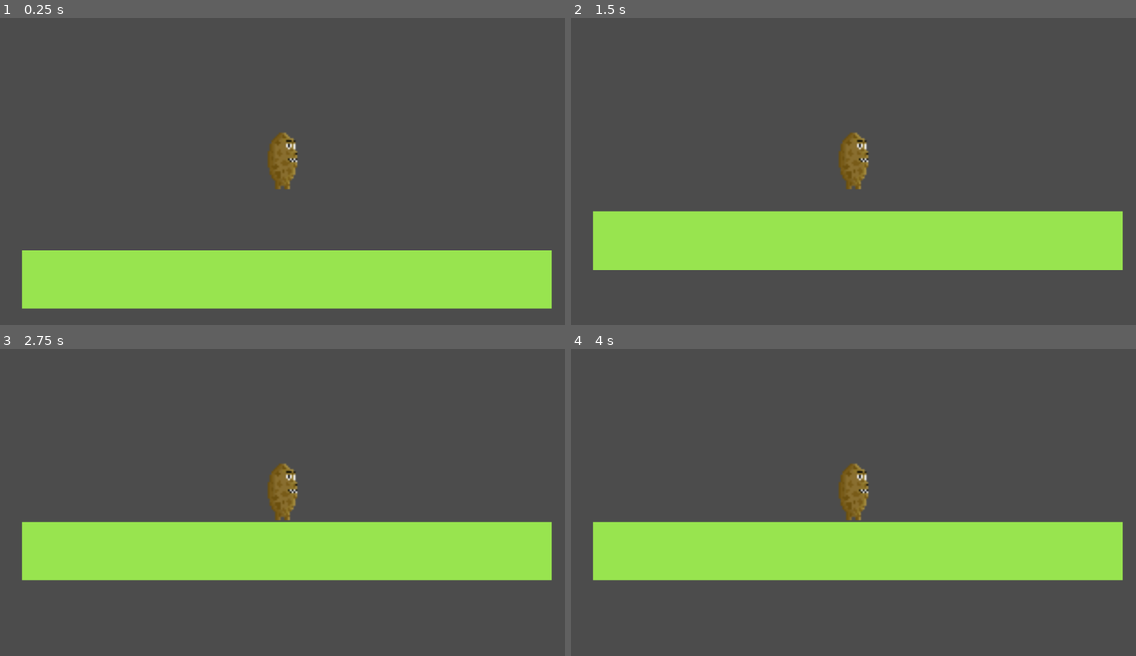
Above: before the commit, frames 1-4 (two rows, left to right).
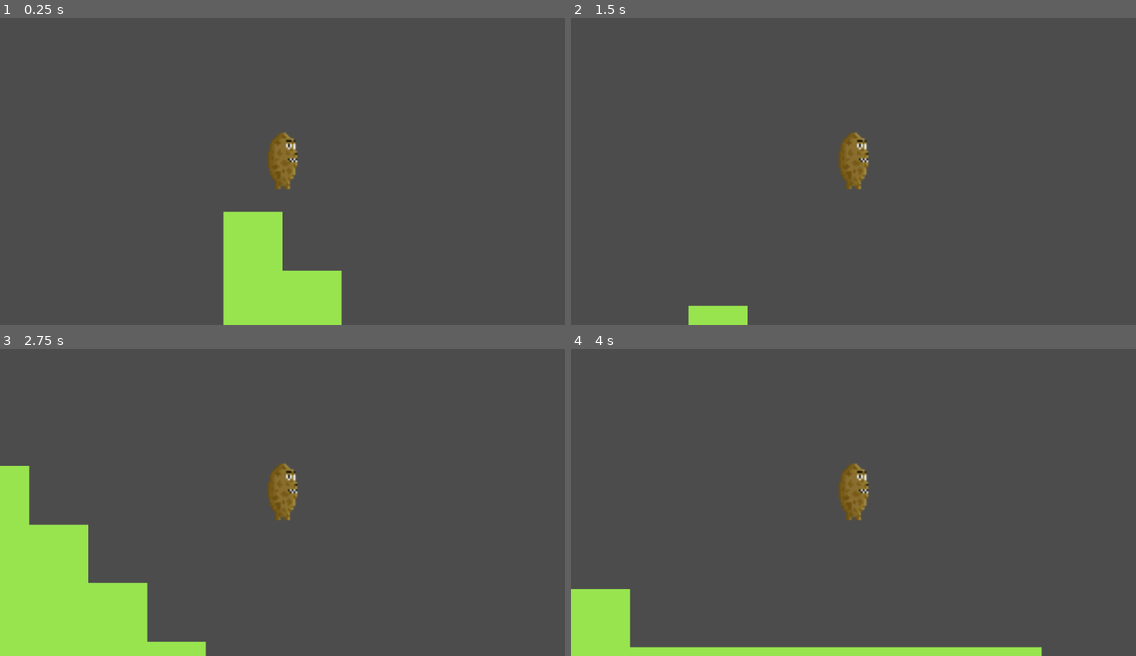
Above: after the commit, the same moments.

Repository: Scary-Terrance/Voodoo
Game: Godot game, scene res://scenes/Player.tscn
Same seed, same stepped clock (60 frames per second), same inputs: the game is played once before the commit and once after it.
Inputs:
- Up to frame 1 (0.25 s): no input
- Up to frame 2 (1.5 s): hold W (jump, bound only after the commit) 0.53-1.28 s; hold D (right, bound only after the commit) from 0.53 s (still down); tap W (jump, bound only after the commit) at 1.35 s
- Up to frame 3 (2.75 s): tap W (jump, bound only after the commit) at 1.52, 1.82 s; release D (right, bound only after the commit) at 2.03 s; hold A (left, bound only after the commit) from 2.03 s (still down); hold W (jump, bound only after the commit) from 2.03 s (still down)
- Up to frame 4 (4 s): release A (left, bound only after the commit) at 2.78 s; release W (jump, bound only after the commit) at 2.78 s; hold D (right, bound only after the commit) from 2.78 s (still down); tap W (jump, bound only after the commit) at 2.85, 3.02, 3.32 s; hold W (jump, bound only after the commit) from 3.53 s (still down)

The runs differ from the first frame. In frame 1, 17% of the frame differs, in the area x 3-98%, y 63-100%; in frame 2, 19%; in frame 3, 25%, in the area x 0-98%, y 38-100%; in frame 4, 23%.
Error before the commit: Invalid call. Nonexistent function 'is_action_presset' in base 'InputEventKey'. (res://PlayerSM.gd:12)

Commit message:
Continued work on state machine and horizontal movement.

Diff:
--- a/PlayerSM.gd
+++ /dev/null
@@ -1,37 +0,0 @@
-extends "res://src/StateMachine.gd"
-
-# Called when asset loaded into scene
-func _ready():
-	add_state("idle")
-	add_state("walk")
-	add_state("jump")
-	call_deferred("set_state", states.idle)
-
-func _input(event):
-	if [states.idle, states.walk].has(state):
-		if event.is_action_presset("jump"):
-			pass
-			#parent.velocity.y =
-
-# Handle all logic based on current state
-func _state_logic(delta):
-	# Apply Gravity for the Player
-	parent._apply_gravity(delta)
-	parent._apply_movement()
-
-# Handle logic to determine if we should change state
-func _get_transition(delta):
-	match state:
-		states.idle:
-			pass
-		states.walk:
-			pass
-
-func _enter_state(new_state, old_state):
-	match new_state:
-		states.idle:
-			pass
-			#parent.animation_player.play("idle")
-		states.walk:
-			pass
-			#parent.animation_player.play("idle")
--- a/project.godot
+++ b/project.godot
@@ -26,10 +26,20 @@
 
 [input]
 
-Jump={
+jump={
 "deadzone": 0.5,
 "events": [ Object(InputEventKey,"resource_local_to_scene":false,"resource_name":"","device":0,"alt":false,"shift":false,"control":false,"meta":false,"command":false,"pressed":false,"scancode":87,"unicode":0,"echo":false,"script":null)
 , Object(InputEventKey,"resource_local_to_scene":false,"resource_name":"","device":0,"alt":false,"shift":false,"control":false,"meta":false,"command":false,"pressed":false,"scancode":32,"unicode":0,"echo":false,"script":null)
+ ]
+}
+left={
+"deadzone": 0.5,
+"events": [ Object(InputEventKey,"resource_local_to_scene":false,"resource_name":"","device":0,"alt":false,"shift":false,"control":false,"meta":false,"command":false,"pressed":false,"scancode":65,"unicode":0,"echo":false,"script":null)
+ ]
+}
+right={
+"deadzone": 0.5,
+"events": [ Object(InputEventKey,"resource_local_to_scene":false,"resource_name":"","device":0,"alt":false,"shift":false,"control":false,"meta":false,"command":false,"pressed":false,"scancode":68,"unicode":0,"echo":false,"script":null)
  ]
 }
 
--- a/scenes/Player.tscn
+++ b/scenes/Player.tscn
@@ -3,16 +3,12 @@
 [ext_resource path="res://assets/sprites/spud.png" type="Texture" id=1]
 [ext_resource path="res://assets/scenes/square.png" type="Texture" id=2]
 [ext_resource path="res://src/Player.gd" type="Script" id=3]
-[ext_resource path="res://PlayerSM.gd" type="Script" id=4]
+[ext_resource path="res://src/PlayerSM.gd" type="Script" id=4]
 
-[sub_resource type="CapsuleShape2D" id=1]
-radius = 8.82451
-height = 15.5374
-
-[sub_resource type="Animation" id=2]
+[sub_resource type="Animation" id=1]
 resource_name = "idle"
 tracks/0/type = "value"
-tracks/0/path = NodePath("Sprite:frame")
+tracks/0/path = NodePath("PlayerNode/Sprite:frame")
 tracks/0/interp = 1
 tracks/0/loop_wrap = true
 tracks/0/imported = false
@@ -24,12 +20,12 @@
 "values": [ 1 ]
 }
 
-[sub_resource type="Animation" id=3]
+[sub_resource type="Animation" id=2]
 resource_name = "walk"
 length = 0.5
 loop = true
 tracks/0/type = "value"
-tracks/0/path = NodePath("Sprite:frame")
+tracks/0/path = NodePath("PlayerNode/Sprite:frame")
 tracks/0/interp = 1
 tracks/0/loop_wrap = true
 tracks/0/imported = false
@@ -40,6 +36,10 @@
 "update": 1,
 "values": [ 0, 1, 2, 3 ]
 }
+
+[sub_resource type="CapsuleShape2D" id=3]
+radius = 8.82451
+height = 15.5374
 
 [sub_resource type="NavigationPolygon" id=4]
 vertices = PoolVector2Array( 32, 0, 0, 0, 0, 32, 32, 32 )
@@ -67,27 +67,29 @@
 } ]
 0/z_index = 0
 
-[node name="Node2D" type="Node2D"]
+[node name="PlayerScene" type="Node2D"]
 
 [node name="Player" type="KinematicBody2D" parent="."]
+script = ExtResource( 3 )
+
+[node name="Body" type="Node2D" parent="Player"]
+position = Vector2( -173.612, -110.344 )
+script = ExtResource( 4 )
+
+[node name="Sprite" type="Sprite" parent="Player/Body"]
 position = Vector2( 173.612, 110.344 )
-script = ExtResource( 3 )
-gravity = 19.6
-
-[node name="CollisionShape2D" type="CollisionShape2D" parent="Player"]
-shape = SubResource( 1 )
-
-[node name="Sprite" type="Sprite" parent="Player"]
 texture = ExtResource( 1 )
 vframes = 2
 hframes = 4
 frame = 1
-script = ExtResource( 4 )
 
-[node name="Player_AnimationPlayer" type="AnimationPlayer" parent="Player"]
+[node name="Player_AnimationPlayer" type="AnimationPlayer" parent="Player/Body"]
 autoplay = "idle"
-anims/idle = SubResource( 2 )
-anims/walk = SubResource( 3 )
+anims/idle = SubResource( 1 )
+anims/walk = SubResource( 2 )
+
+[node name="CollisionShape2D" type="CollisionShape2D" parent="Player"]
+shape = SubResource( 3 )
 
 [node name="Camera2D" type="Camera2D" parent="Player"]
 current = true
@@ -97,4 +99,4 @@
 tile_set = SubResource( 6 )
 cell_size = Vector2( 32, 32 )
 format = 1
-tile_data = PoolIntArray( 327681, 0, 0, 327682, 0, 0, 327683, 0, 0 …(352 unchanged characters)…
+tile_data = PoolIntArray( 131071, 0, 0, 196607, 0, 0, 131072, 0, 0, 262143, 0, 0, 196608, 0, 0, 196609, 0, 0, 327679, 0, 0, 262144, 0, 0, 262145, 0, 0, 262146, 0, 0, 393215, 0, 0, 327680, 0, 0, 327681, 0, 0, 327682, 0, 0, 327683, 0, 0 …(352 unchanged characters)…
--- a/src/Player.gd
+++ b/src/Player.gd
@@ -1,19 +1,26 @@
 extends KinematicBody2D
 
 # Exports for editor
-export var gravity = 9.8
-export var max_jump = 50
+export var gravity = 128
+export var max_jump = -128
+export var move_speed = 64
 
 # Constants
 const UP = Vector2(0, -1)
 
 # Player variables
-var velocity = Vector2()
+var velocity = Vector2(0, 0)
+var direction = 0
+var jumping = false
+
 #onready var animation_player : AnimationPlayer =
 
 func _apply_gravity(delta):
-	# Apply gravity
 	velocity.y += gravity * delta
 
-func _apply_movement():
-	velocity = move_and_slide(velocity)
+func _apply_movement(delta):
+	_apply_gravity(delta)
+	velocity.x = lerp(velocity.x, move_speed * direction, 0.25)
+	if direction != 0:
+		pass #$Body.scale.x = direction
+	velocity = move_and_slide(velocity, UP)
--- /dev/null
+++ b/src/PlayerSM.gd
@@ -0,0 +1,66 @@
+extends "res://src/StateMachine.gd"
+
+onready var animation_player = $Player_AnimationPlayer
+
+# Called when asset loaded into scene
+func _ready():
+	add_state("idle")
+	add_state("run")
+	add_state("jump")
+	add_state("fall")
+	call_deferred("set_state", states.idle)
+
+func _input(event):
+	if [states.idle, states.run].has(state):
+		if event.is_action_pressed("jump"):
+			parent.velocity.y = parent.max_jump
+		if event.is_action_pressed("left"):
+			parent.direction = -1
+			if event.is_action_pressed("right"):
+				parent.direction = 0
+		elif event.is_action_released("left"):
+			parent.direction = 0
+		if event.is_action_pressed("right"):
+			parent.direction = 1
+			if event.is_action_pressed("left"):
+				parent.direction = 0
+		elif event.is_action_released("right"):
+			parent.direction = 0
+
+# Handle all logic based on current state
+func _state_logic(delta):
+	# Apply all movement for the player
+	parent._apply_movement(delta)
+
+# Handle logic to determine if we should change state
+func _get_transition(delta):
+	match state:
+		states.idle:
+			if !parent.is_on_floor():
+				if parent.velocity.y < 0:
+					return states.jump
+				elif parent.velocity.y > 0:
+					return states.fall
+			elif parent.velocity.x != 0:
+				return states.run
+		states.run:
+			pass
+		states.jump:
+			if parent.is_on_floor():
+				return states.idle
+			elif parent.velocity.y >= 0:
+				return states.fall
+		states.fall:
+			if parent.is_on_floor():
+				return states.idle
+			elif parent.velocity.y < 0:
+				return states.jump
+
+func _enter_state(new_state, old_state):
+	match new_state:
+		states.idle:
+			if animation_player != null:
+				animation_player.play("idle")
+		states.run:
+			if animation_player != null:
+				animation_player.play("idle")
--- a/src/StateMachine.gd
+++ b/src/StateMachine.gd
@@ -2,6 +2,9 @@
 class_name StateMachine
 """
 State Machine for all entities
+
+Based on Tutorial from Game Endeavor on youtube
+https://www.youtube.com/channel/UCLweX1UtQjRjj7rs_0XQ2Eg
 """
 
 # Class Variables
